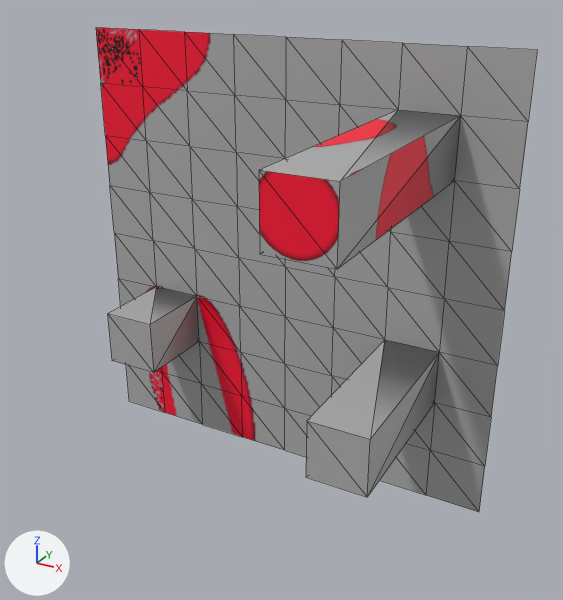
An edit to the OBJ model models/terrain/terrain.obj, drawn before and after from the same camera.
Camera for both pictures: a camera (50 mm lens) standing at (106.7, -196.3, 86.8) and looking at (13.7, -27.3, 2.3). Lighting does not change. The marker at lower left points along +X, +Y and +Z. The first picture is the older version. Mesh edges are drawn as thin lines. Where no turn or scale is listed for an object, it has been applied to the vertices. Vertices at exactly the same position are counted once.
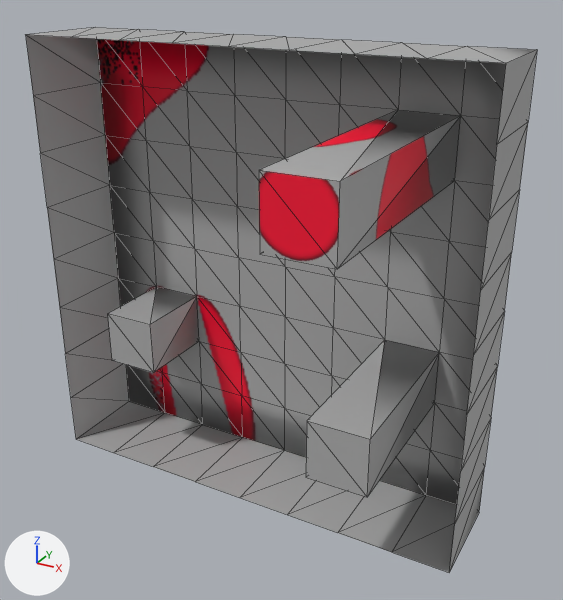
The newer file is also rescaled (x3.125), turned or shifted as a whole; pictures and numbers use the older file's frame.

Location of each change, (x1, y1, x2, y2) in pixels of the pictures (563 x 600 px):
'Plane', reshaped (16% wider, 13% taller)
    before: (96, 27, 537, 512)
    after: (26, 27, 537, 573)
part 1 of me_plane, added
    after: (26, 27, 537, 573)

The edits, one by one:
me_plane is used by ob_plane; location (0.0, 0.0, 0.0).
me_plane had 93 vertices, 158 faces and spanned x -67.0..67.0, y -72.1..0.0, z -67.0..67.0.
me_plane now has 125 vertices, 222 faces and spans x -67.0..67.0, y -72.1..0.0, z -67.0..67.0.
Part 1, on me_plane:
32 new vertices lie (0.0, -29.1, 0.0) away from vertices in x -67.0..67.0, y 0.0, z -67.0..67.0.
64 new faces join them.
